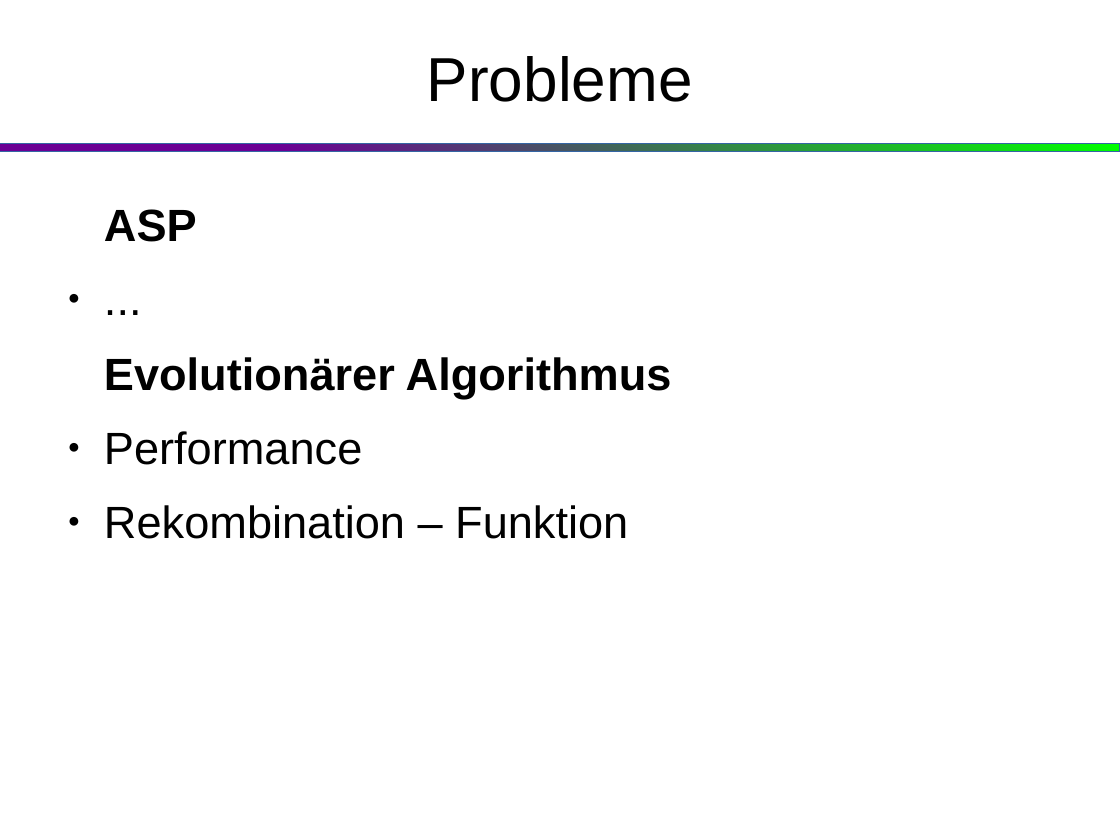
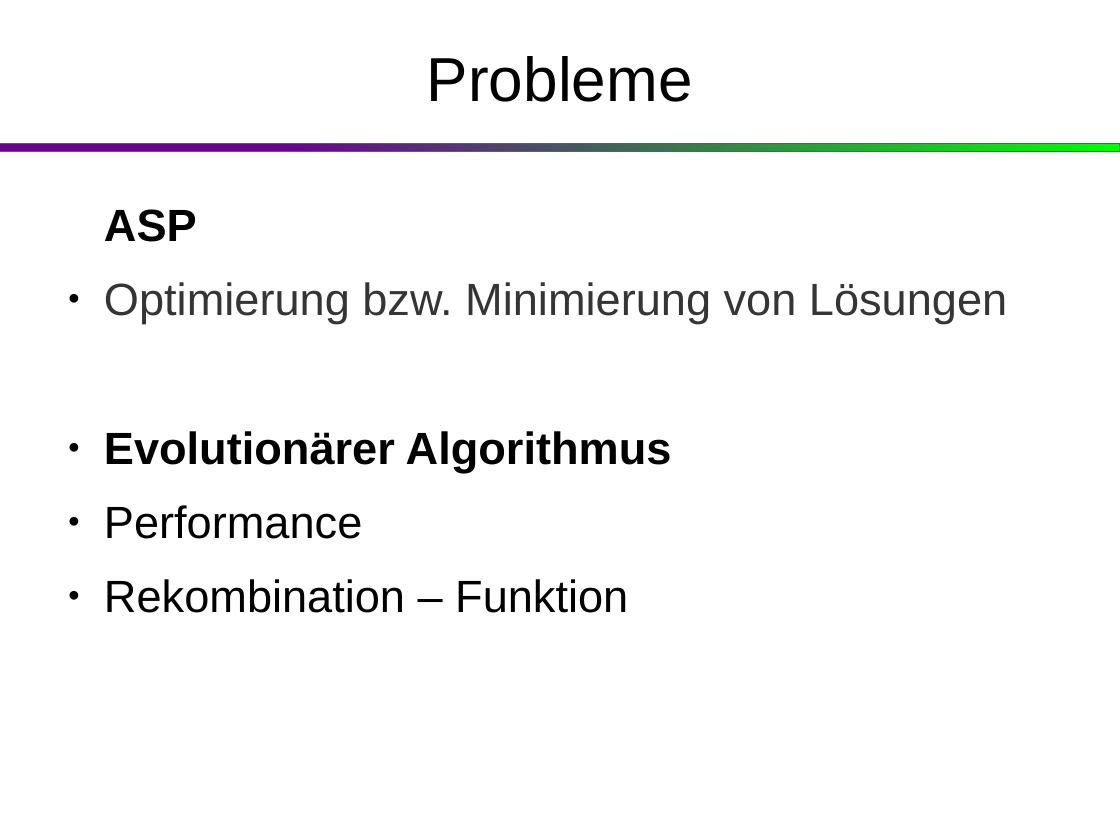
Before and after one commit to klaus94/ProbSolv_Search_AI_Project, a slide deck: slide 9 of paesentation.odp. Drawn at 1120x840 pixels with LibreOffice and Linux fonts; fonts in the diff are those of the drawing. Boxes give left, top, right and bottom in pixels: in the first picture for what was removed or moved away, otherwise in the second. Text is boxed around its words. In the diff, an @@ line names an element or a change of style, - is before the commit and + after.

Commit message:
Updated slides

```diff
--- a/paesentation.odp
+++ b/paesentation.odp
@@ text at bbox=[104, 282, 1007, 324]: text changed; text colour #000000 to #353535 @@
-● ...
+● Optimierung bzw. Minimierung von Lösungen
@@ text at bbox=[104, 431, 672, 472]: bullet none to ● @@
```
Also in this commit, not shown: 1 other slide changed, 1 slide added, 1 slide removed.
